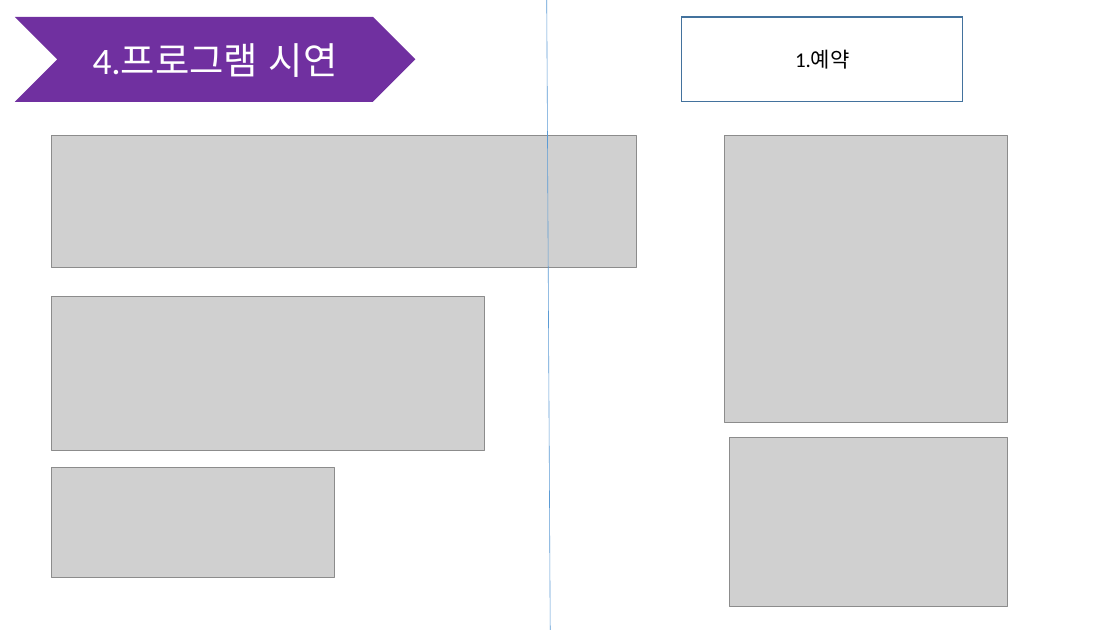
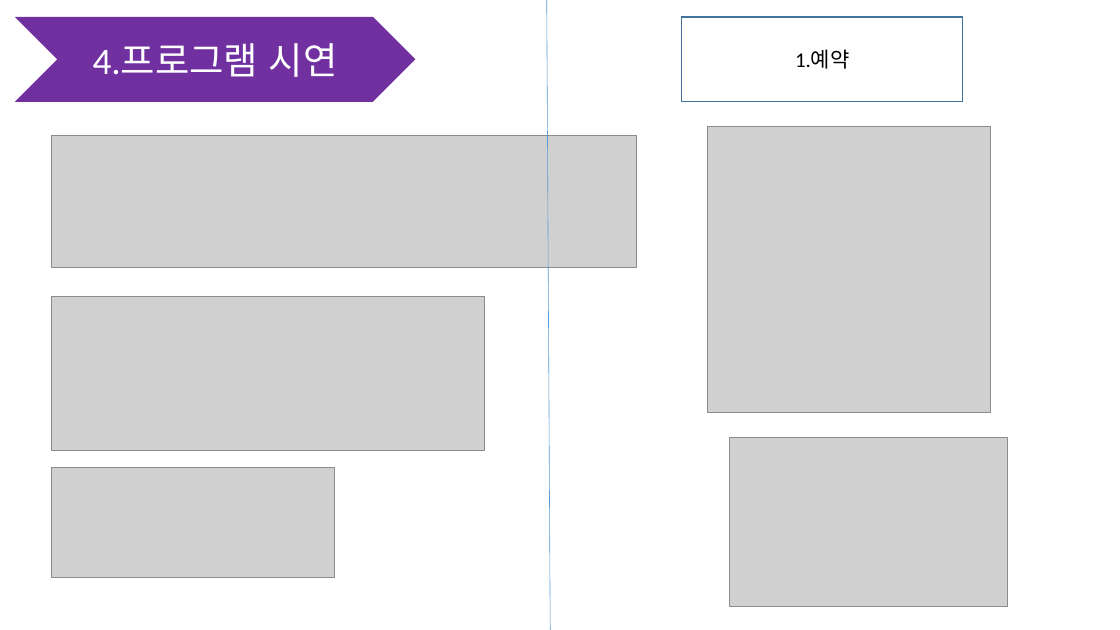
Before and after one commit to woorain20/2022-rainy, a slide deck: slide 13 of 호텔 예약관리 프로그램.pptx. Drawn at 1120x630 pixels with LibreOffice and Linux fonts; fonts in the diff are those of the drawing; grey boxes stand for pictures. Boxes give left, top, right and bottom in pixels: in the first picture for what was removed or moved away, otherwise in the second. Text is boxed around its words. In the diff, an @@ line names an element or a change of style, - is before the commit and + after.

```diff
--- a/호텔 예약관리 프로그램.pptx
+++ b/호텔 예약관리 프로그램.pptx
@@ picture: place and size @@
-picture at [725,136,1008,423]
+picture at [707,127,991,413]
```
Also in this commit, not shown: 2 other slides changed.
